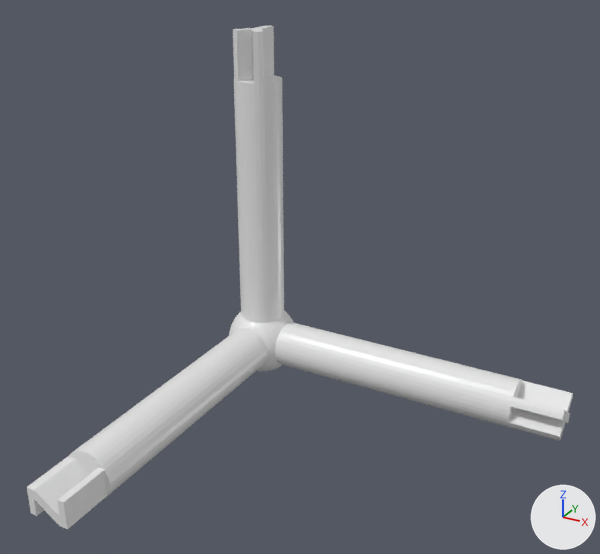
The OBJ model res/models/coordinates/coordinates.obj as it was, and as the next commit left it.
The view is the same before and after, from a 50 mm lens placed at (9.13, -14.8, 9.15), pointed at (1.64, -1.18, 2.34). Lighting does not change. The marker at lower right points along +X, +Y and +Z. Where no turn or scale is listed for an object, it has been applied to the vertices. Vertices at the same position are counted once.
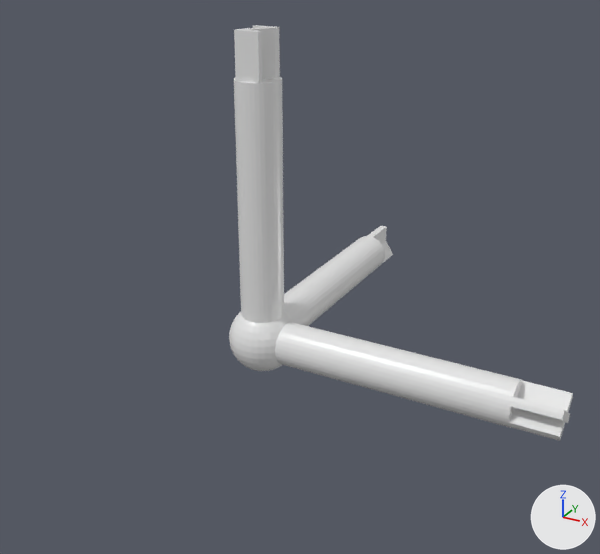
Where the change shows, as pixel boxes (x1, y1, x2, y2) in the pictures (600 x 554 px; the box of a moved part takes in the faces that stretch with it):
'Sphere', reshaped (37% narrower, 17% shorter)
    before: (27, 25, 573, 529)
    after: (229, 25, 573, 441)
part 1 of me_sphere, added
    after: (284, 226, 393, 326)
part 2 of me_sphere, moved or reshaped
    before: (27, 311, 294, 529)
    after: (229, 310, 294, 371)
part 3 of me_sphere, moved or reshaped
    before: (233, 25, 282, 83)
    after: (234, 25, 282, 83)

The change in detail:
me_sphere is used by ob_sphere; location (0.0, 0.0, 0.0).
me_sphere had 741 vertices, 1474 faces and spanned x -0.8..7.0, y -7.0..0.8, z -0.8..7.0.
me_sphere now has 743 vertices, 1474 faces and spans x -0.8..7.0, y -0.8..7.0, z -0.8..7.0.
me_sphere part 1: a new loose piece of 91 vertices spanning x -0.5..0.5, y 0.0..7.0, z -0.47..0.53, in mat_none (white #e7e7e7).
me_sphere part 2: 24 vertices moved from x -0.65..0.72, y -0.74..0.74, z -0.72..0.72 to x -0.55..0.72, y -0.72..0.72, z -0.74..0.74; 454 vertices removed from x -0.77..0.77, y -7.0..0.78, z -0.77..0.77; 368 vertices added at x -0.77..0.77, y -0.77..0.77, z -0.78..0.78.
me_sphere part 3: 25 vertices removed from x -0.35..0.35, y -0.46..0.5, z 6.0..7.0; 22 vertices added at x -0.28..0.28, y -0.42..0.42, z 6.0..7.0.
